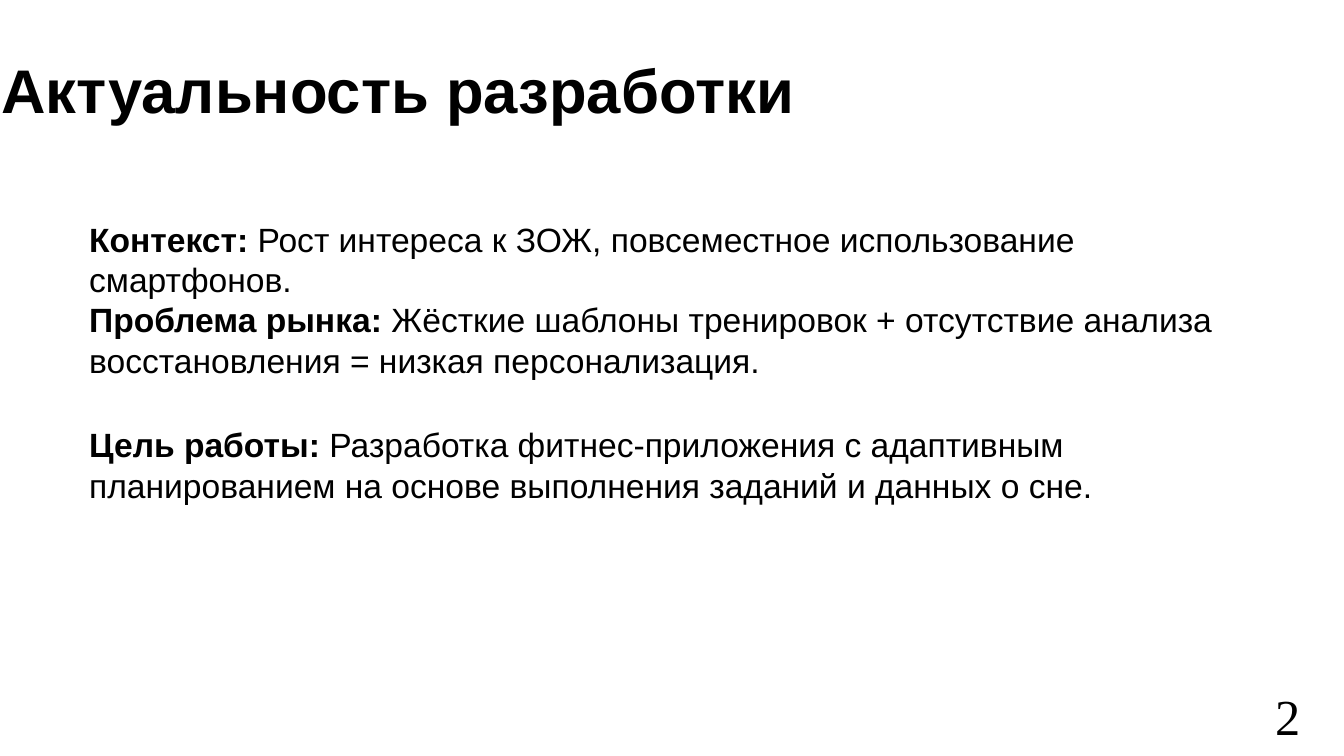
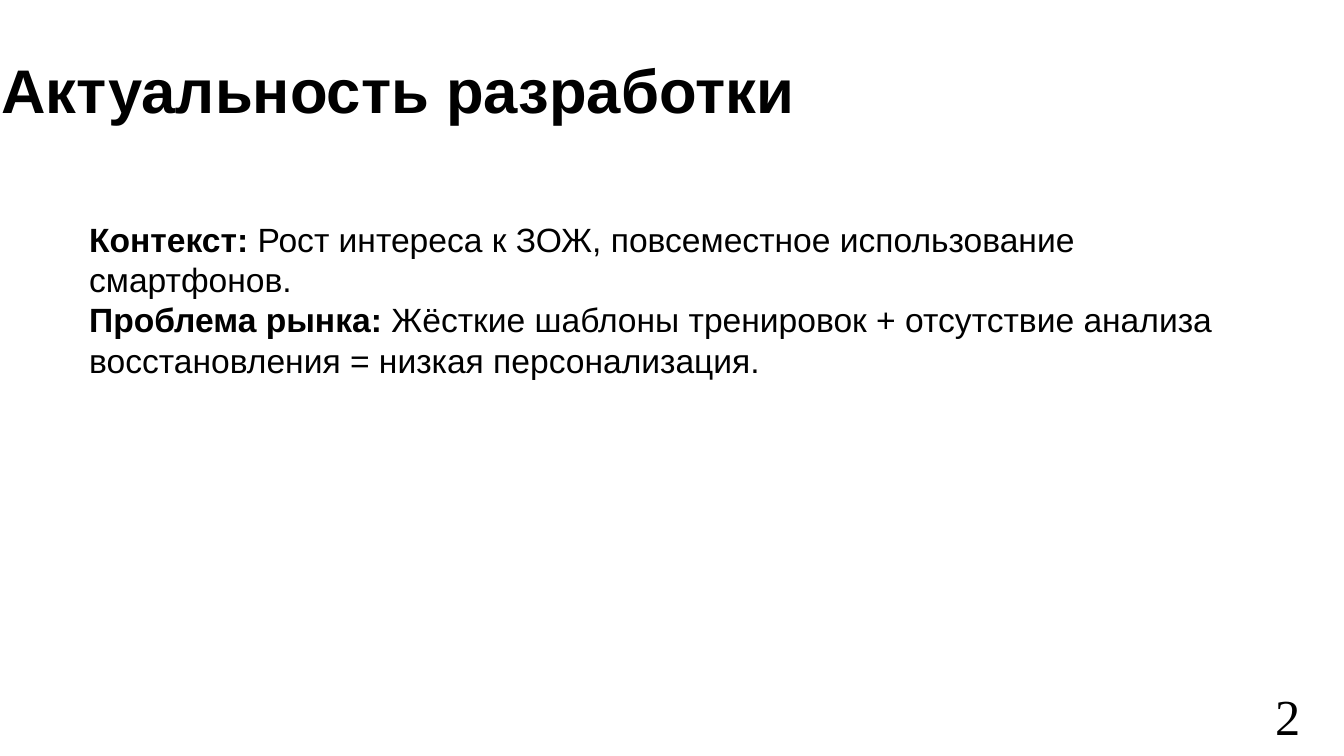
Before and after one commit to vafeenHub/VSU-scientific-activities_6-7-8-semester, a slide deck: slide 2 of src/works/diploma/presentation.odp. Drawn at 1344x756 pixels with LibreOffice and Linux fonts; fonts in the diff are those of the drawing. Boxes give left, top, right and bottom in pixels: in the first picture for what was removed or moved away, otherwise in the second. Text is boxed around its words. In the diff, an @@ line names an element or a change of style, - is before the commit and + after.

```diff
--- a/src/works/diploma/presentation.odp
+++ b/src/works/diploma/presentation.odp
@@ text at <box>89,432,1092,505</box>: paragraph removed @@
-Цель работы: Разработка фитнес-приложения с адаптивным планированием на основе выполнения заданий и данных о сне.
```
Also in this commit, not shown: 2 other slides changed, 1 other file.
